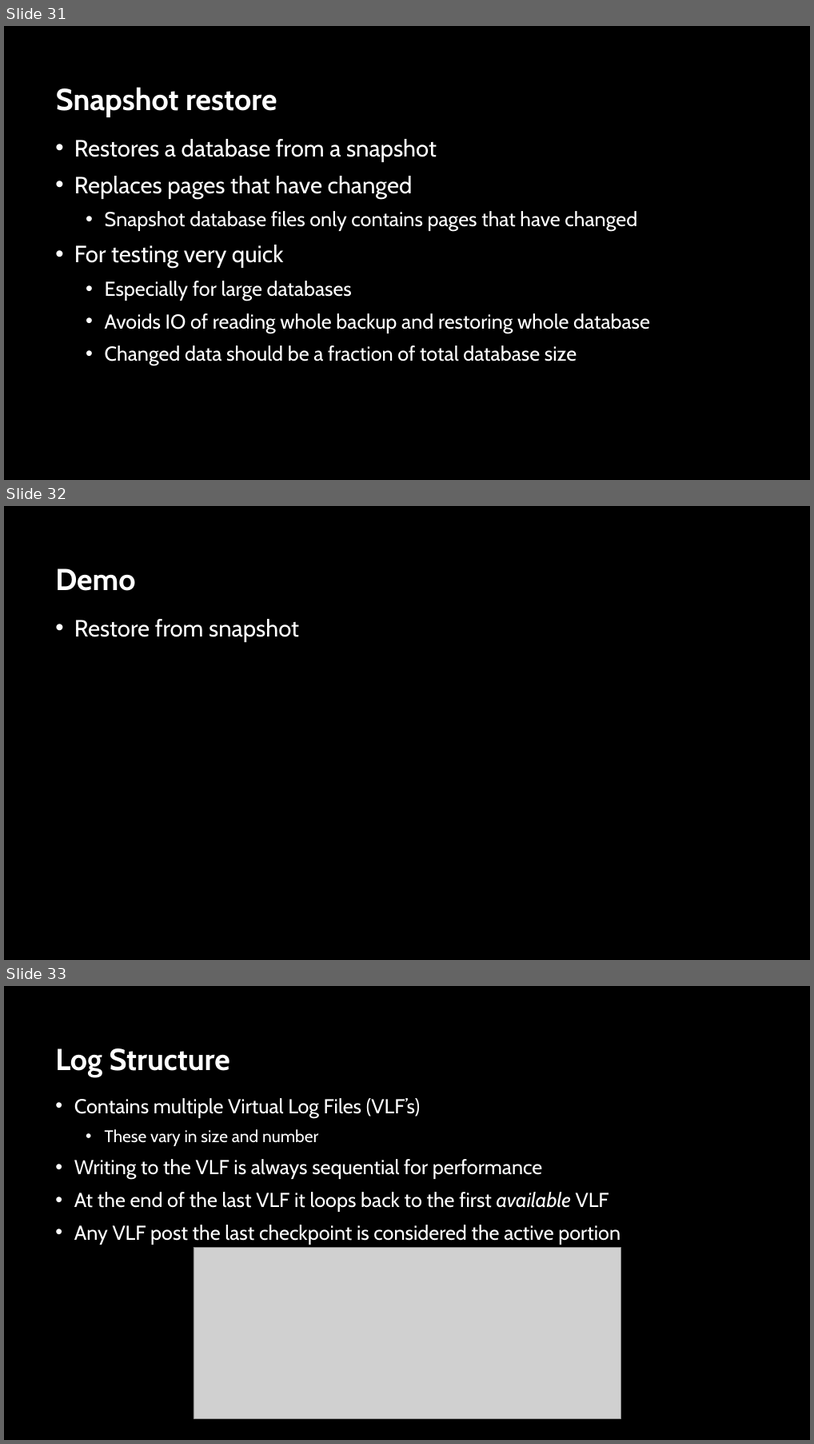
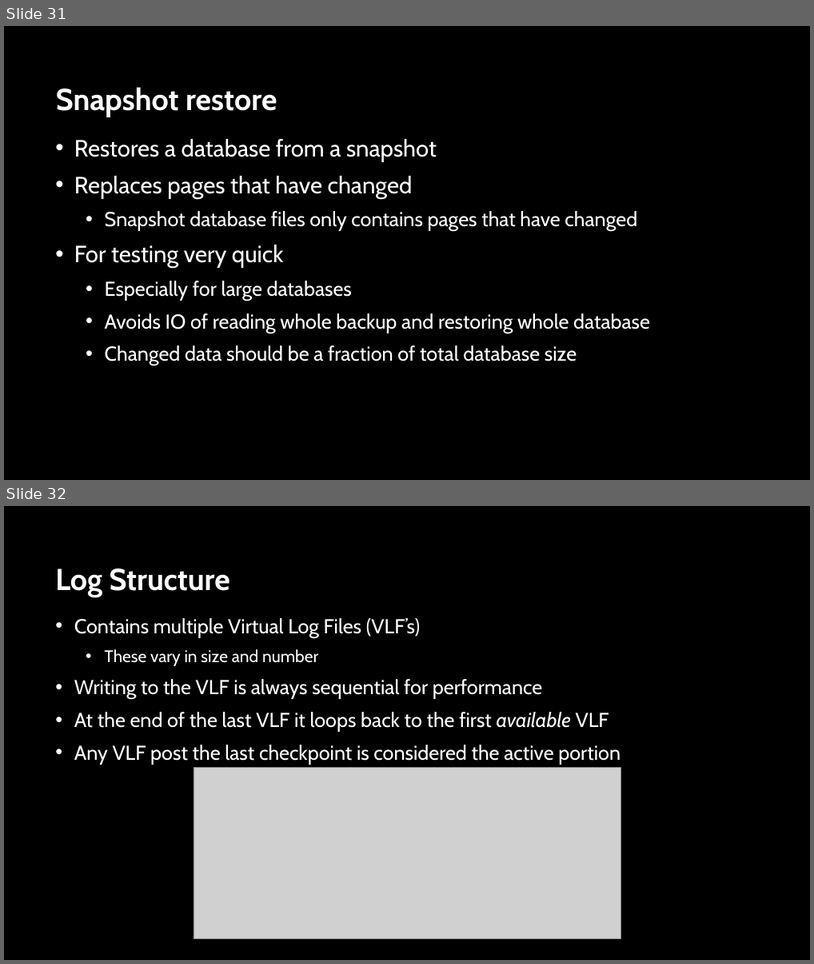
Before and after one commit to sabinio/SQLTraining, a slide deck: Slides/1. Logging.pptx. Shown one above the other, each under a label of ours: slides 31, 32 and 33 before the commit, slides 31 and 32 after it. The pictures are 814x1444 and 814x964 pixels, drawn with LibreOffice and Linux fonts; fonts in the diff are those of the drawing; grey boxes stand for pictures; background and template pictures are left out. Boxes give left, top, right and bottom in pixels: in the first picture for what was removed or moved away, otherwise in the second. Text is boxed around its words. In the diff, an @@ line names an element or a change of style, - is before the commit and + after.

Commit message:
demo slides update

```diff
--- a/Slides/1. Logging.pptx
+++ b/Slides/1. Logging.pptx
@@ slide 32 removed at (4,506,810,960), background picture (left out) @@
@@ title removed at (55,568,135,591) @@
-Demo
@@ text removed at (74,619,299,642) @@
-• Restore from snapshot
@@ what was slide 33 is now slide 32 @@
```
Also in this commit, not shown: 4 slides changed, 1 slide added, 2 other slides removed.
